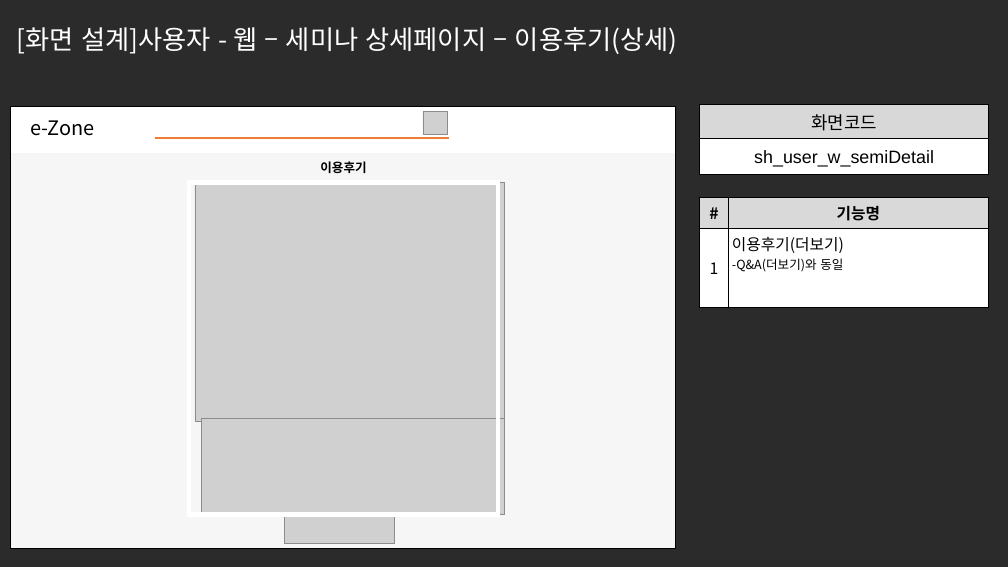
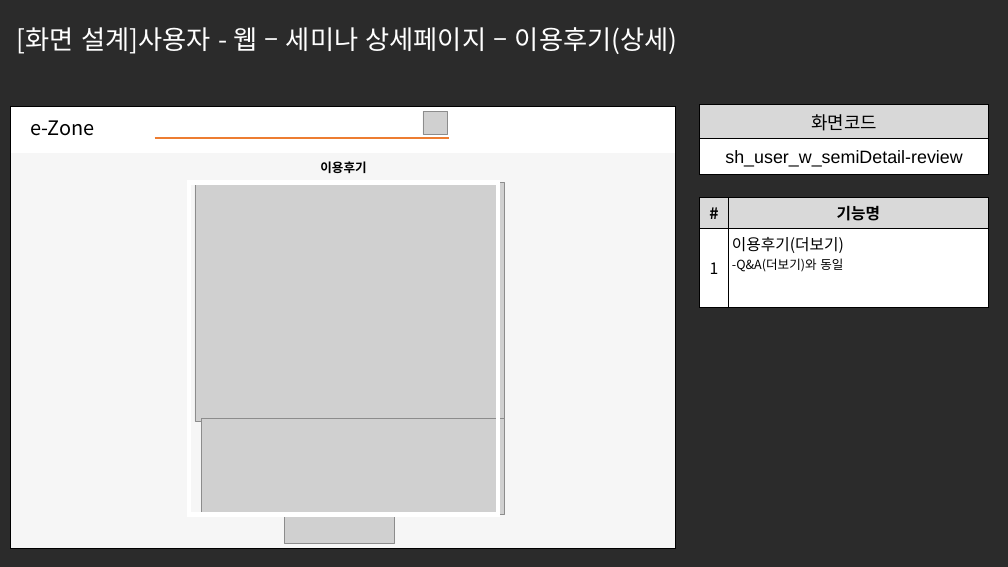
Before and after one commit to ezenteam2/e-Zone, a slide deck: slide 9 of 0 발표용 파워포인트/project05 - 파워포인트 종합 - 서희.pptx. Drawn at 1008x567 pixels with LibreOffice and Linux fonts; fonts in the diff are those of the drawing; grey boxes stand for pictures; background and template pictures are left out; a plain dark background stands for a picture behind light text. Boxes give left, top, right and bottom in pixels: in the first picture for what was removed or moved away, otherwise in the second. Text is boxed around its words. In the diff, an @@ line names an element or a change of style, - is before the commit and + after.

```diff
--- a/0 발표용 파워포인트/project05 - 파워포인트 종합 - 서희.pptx
+++ b/0 발표용 파워포인트/project05 - 파워포인트 종합 - 서희.pptx
@@ table at [700, 105, 989, 175] @@
-row 2, column 1: sh_user_w_semiDetail
+row 2, column 1: sh_user_w_semiDetail-review
```
Also in this commit, not shown: 1 other slide changed, 10 other files.
